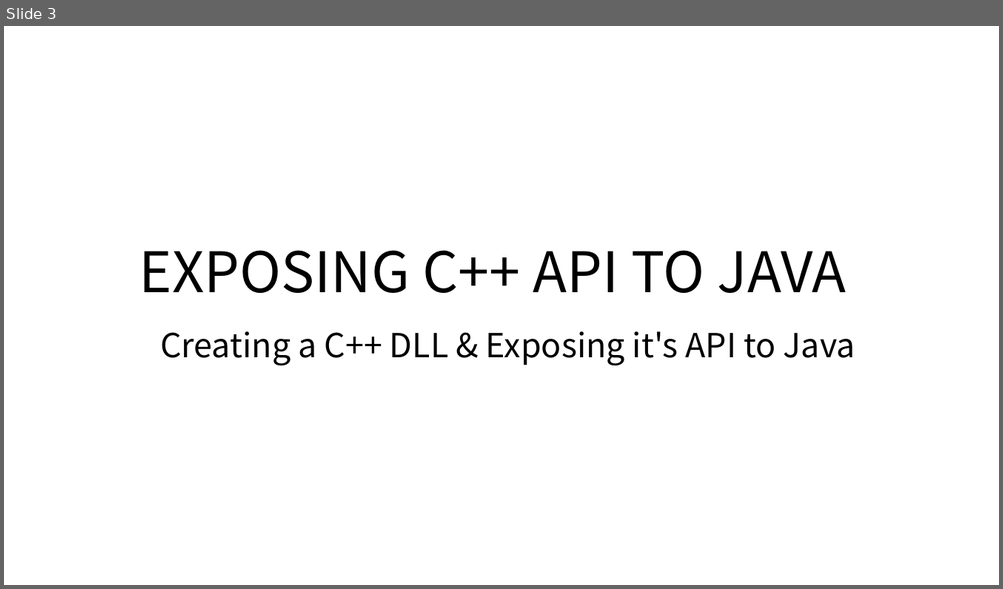
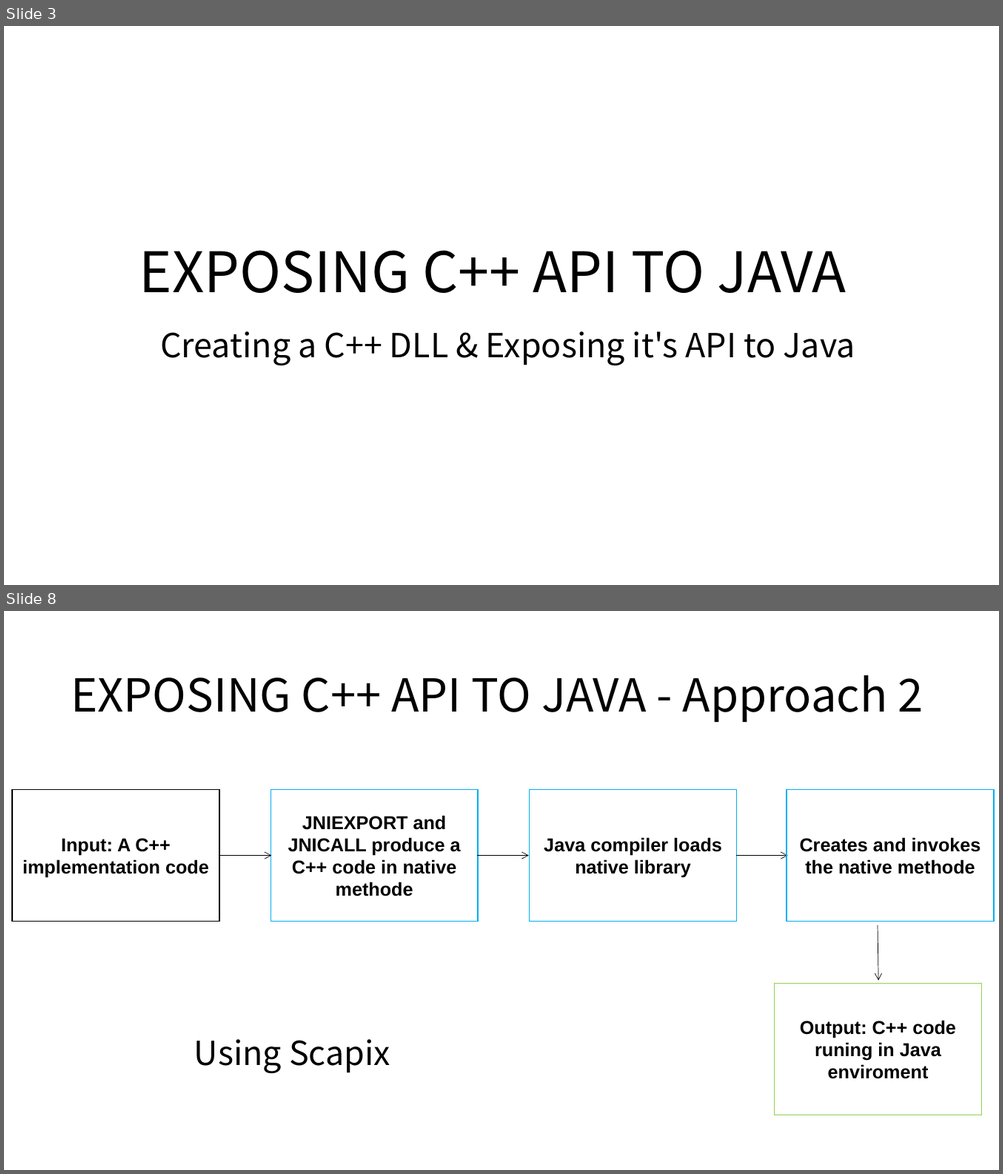
Before and after one commit to nowairanum/Learning, a slide deck: docs/Presentation.pptx. Shown one above the other, each under a label of ours: slide 3 before the commit, slides 3 and 8 after it; the slides between them are not shown. The pictures are 1003x589 and 1003x1174 pixels, drawn with LibreOffice and Linux fonts; fonts in the diff are those of the drawing. Boxes give left, top, right and bottom in pixels: in the first picture for what was removed or moved away, otherwise in the second. Text is boxed around its words. In the diff, an @@ line names an element or a change of style, - is before the commit and + after.

```diff
--- a/docs/Presentation.pptx
+++ b/docs/Presentation.pptx
@@ slide 8 added at [4, 611, 999, 1170], background #FFFFFF @@
@@ title added at [71, 675, 923, 722], 44 pt, text #000000 @@
+EXPOSING C++ API TO JAVA - Approach 2
@@ rectangle added at [12, 790, 219, 921], fill #FFFFFF, outline #000000 1 pt, 18 pt, text #000000, bold @@
+Input: A C++ implementation code
@@ rectangle added at [270, 790, 478, 921], fill #FFFFFF, outline #00B0F0 1 pt, 18 pt, text #000000, bold @@
+JNIEXPORT and JNICALL produce a C++ code in native methode
@@ rectangle added at [529, 790, 737, 921], outline #00B0F0 1 pt, 18 pt, text #000000, bold @@
+Java compiler loads native library
@@ rectangle added at [787, 790, 994, 921], outline #00B0F0 1 pt, 18 pt, text #000000, bold @@
+Creates and invokes the native methode
@@ arrow added from (218, 856) to (271, 856), #000000 0.5 pt @@
@@ arrow added from (477, 856) to (529, 856), #000000 0.5 pt @@
@@ arrow added from (736, 856) to (788, 856), #000000 0.5 pt @@
@@ arrow added from (878, 925) to (879, 981), #000000 0.5 pt @@
@@ rectangle added at [774, 984, 982, 1116], fill #FFFFFF, outline #92D050 1 pt, 18 pt, text #000000, bold @@
+Output: C++ code runing in Java enviroment
@@ text added at [194, 1039, 390, 1074], 32 pt, text #000000 @@
+Using Scapix
```
Also in this commit, not shown: 1 slide changed, 4 other slides added, 1 slide removed, 11 other files.
